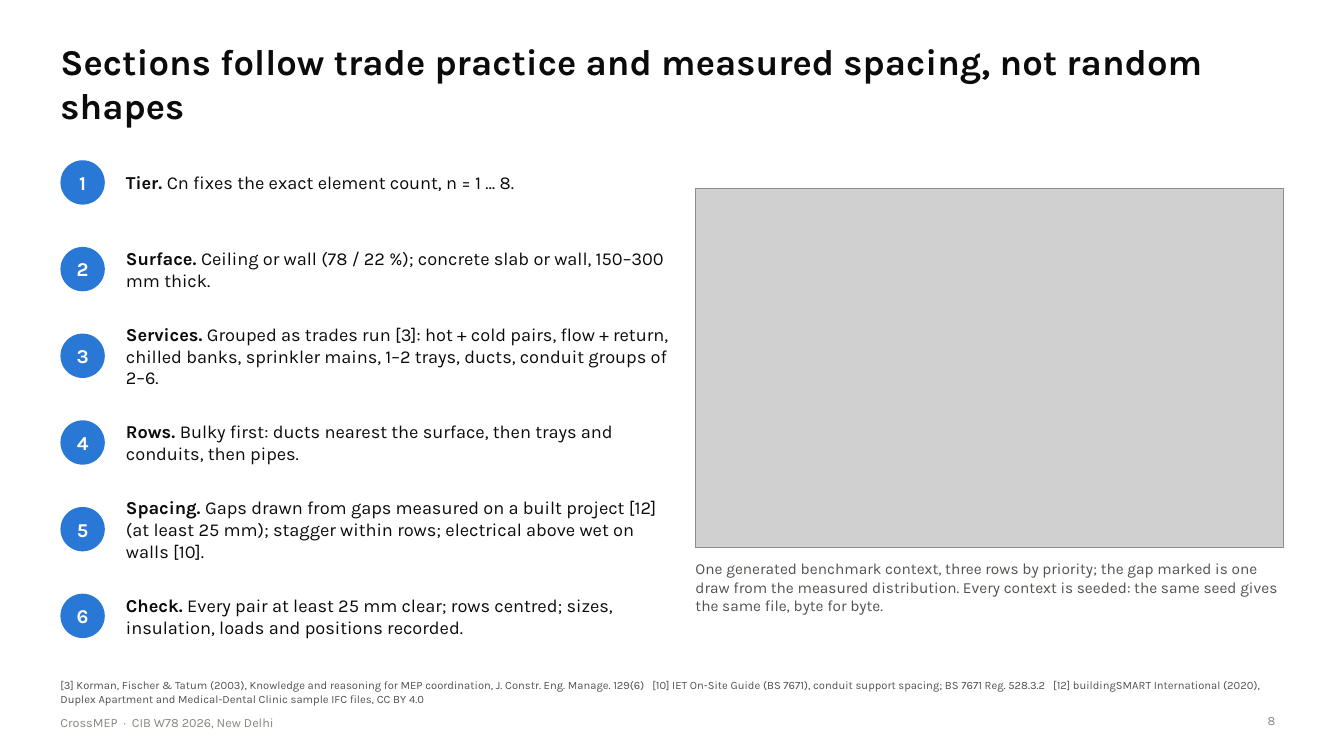
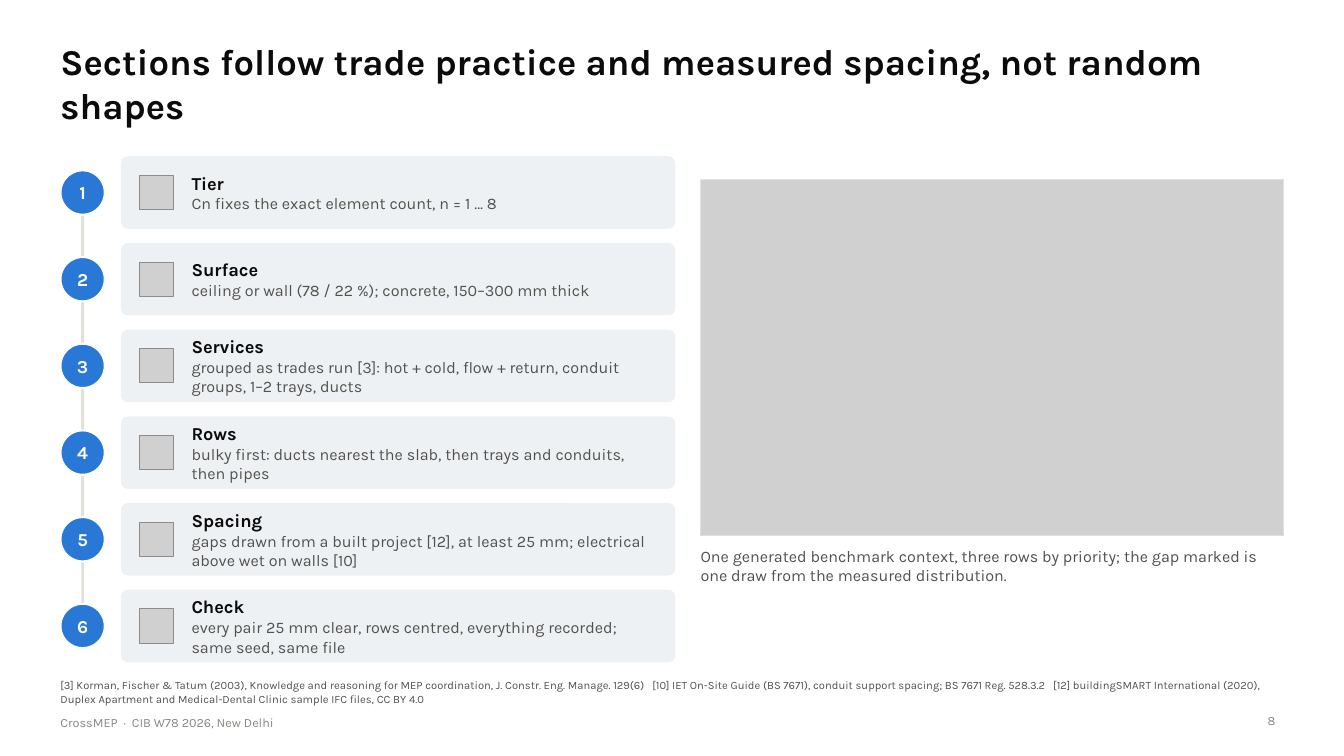
Before and after one commit to lavinia-ped/CrossMEP_Dataset, a slide deck: slide 8 of docs/CrossMEP_CIBW78_talk.pptx. Drawn at 1344x756 pixels with LibreOffice and Linux fonts; fonts in the diff are those of the drawing; grey boxes stand for pictures. Boxes give left, top, right and bottom in pixels: in the first picture for what was removed or moved away, otherwise in the second. Text is boxed around its words. In the diff, an @@ line names an element or a change of style, - is before the commit and + after.

Commit message:
Talk: slide 8 steps as icon cards on a spine, shorter text, framed example

```diff
--- a/docs/CrossMEP_CIBW78_talk.pptx
+++ b/docs/CrossMEP_CIBW78_talk.pptx
@@ line added from (83, 178) to (83, 612), #E1E0D9 2 pt @@
@@ rounded rectangle added at (x1=121, y1=156, x2=676, y2=229), fill #EEF1F4 @@
@@ picture added at (x1=139, y1=175, x2=173, y2=210) @@
@@ text at (x1=192, y1=177, x2=497, y2=211): text changed; size 13 to 11.5 pt; text colour #0B0B0B to #52514E @@
-Tier. Cn fixes the exact element count, n = 1 … 8.
+Tier
+Cn fixes the exact element count, n = 1 … 8
@@ picture resized from (x1=696, y1=189, x2=1284, y2=547) to (x1=701, y1=179, x2=1284, y2=535) @@
@@ rectangle added at (x1=701, y1=179, x2=1284, y2=535), outline #E1E0D9 0.75 pt @@
@@ rounded rectangle added at (x1=121, y1=243, x2=676, y2=316), fill #EEF1F4 @@
@@ picture added at (x1=139, y1=262, x2=173, y2=296) @@
@@ text at (x1=192, y1=263, x2=589, y2=300): text changed; size 13 to 11.5 pt; text colour #0B0B0B to #52514E @@
-Surface. Ceiling or wall (78 / 22 %); concrete slab or wall, 150–300 mm thick.
+Surface
+ceiling or wall (78 / 22 %); concrete, 150–300 mm thick
@@ rounded rectangle added at (x1=121, y1=330, x2=676, y2=402), fill #EEF1F4 @@
@@ picture added at (x1=139, y1=349, x2=173, y2=383) @@
@@ text at (x1=192, y1=340, x2=619, y2=396): text changed; size 13 to 11.5 pt; text colour #0B0B0B to #52514E @@
-Services. Grouped as trades run [3]: hot + cold pairs, flow + return, chilled banks, sprinkler mains, 1–2 trays, ducts, conduit groups of 2–6.
+Services
+grouped as trades run [3]: hot + cold, flow + return, conduit groups, 1–2 trays, ducts
@@ rounded rectangle added at (x1=121, y1=416, x2=676, y2=489), fill #EEF1F4 @@
@@ picture added at (x1=139, y1=436, x2=173, y2=470) @@
@@ text at (x1=192, y1=428, x2=625, y2=483): text changed; size 13 to 11.5 pt; text colour #0B0B0B to #52514E @@
-Rows. Bulky first: ducts nearest the surface, then trays and conduits, then pipes.
+Rows
+bulky first: ducts nearest the slab, then trays and conduits, then pipes
@@ rounded rectangle added at (x1=121, y1=503, x2=676, y2=576), fill #EEF1F4 @@
@@ picture added at (x1=139, y1=522, x2=173, y2=557) @@
@@ text at (x1=192, y1=514, x2=645, y2=568): text changed; size 13 to 11.5 pt; text colour #0B0B0B to #52514E @@
-Spacing. Gaps drawn from gaps measured on a built project [12] (at least 25 mm); stagger within rows; electrical above wet on walls [10].
+Spacing
+gaps drawn from a built project [12], at least 25 mm; electrical above wet on walls [10]
@@ text at (x1=701, y1=551, x2=1257, y2=581): text changed; size 11 to 11.5 pt @@
-One generated benchmark context, three rows by priority; the gap marked is one draw from the measured distribution. Every context is seeded: the same seed gives the same file, byte for byte.
+One generated benchmark context, three rows by priority; the gap marked is one draw from the measured distribution.
@@ rounded rectangle added at (x1=121, y1=590, x2=676, y2=662), fill #EEF1F4 @@
@@ 6 texts, 6 ellipses moved together from (x1=60, y1=160, x2=105, y2=638) to (x1=60, y1=170, x2=105, y2=648) @@
@@ size 14 to 13 pt in 6 elements at (x1=77, y1=447, x2=88, y2=459), (x1=79, y1=187, x2=85, y2=199), (x1=77, y1=274, x2=88, y2=286), (x1=77, y1=361, x2=88, y2=374), (x1=77, y1=534, x2=88, y2=547), (x1=77, y1=621, x2=88, y2=633) @@
@@ outline none to #FFFFFF 1.5 pt in 6 elements at (x1=60, y1=431, x2=105, y2=475), (x1=60, y1=257, x2=105, y2=301), (x1=60, y1=344, x2=105, y2=388), (x1=60, y1=517, x2=105, y2=562), (x1=60, y1=170, x2=105, y2=215), (x1=60, y1=604, x2=105, y2=648) @@
@@ picture added at (x1=139, y1=609, x2=173, y2=643) @@
@@ text at (x1=192, y1=600, x2=617, y2=655): text changed; size 13 to 11.5 pt; text colour #0B0B0B to #52514E @@
-Check. Every pair at least 25 mm clear; rows centred; sizes, insulation, loads and positions recorded.
+Check
+every pair 25 mm clear, rows centred, everything recorded; same seed, same file
```
Also in this commit, not shown: 2 other files.
